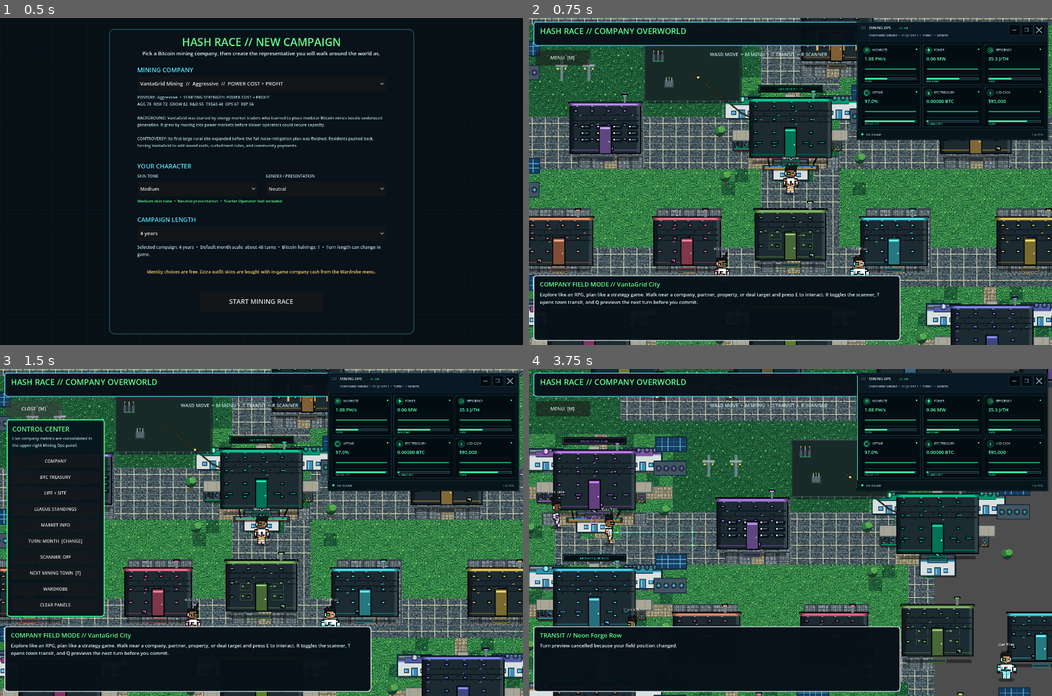
Above: before the commit, frames 1-4 (two rows, left to right).
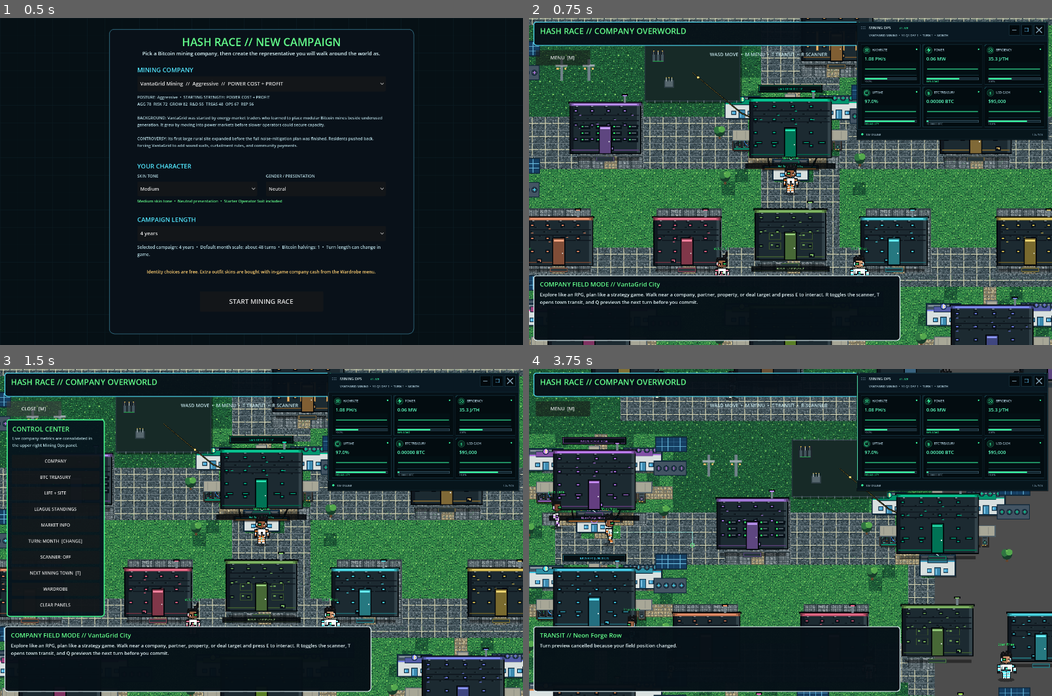
Above: after the commit, the same moments.

Repository: 1freetech/HashRace
Game: Godot game, scene res://scenes/campaign_setup.tscn
Same seed, same stepped clock (60 frames per second), same inputs: the game is played once before the commit and once after it.
Inputs (mouse positions are in pixels of both pictures, inside the frame that each line leads up to):
- Up to frame 1 (0.5 s): no input
- Up to frame 2 (0.75 s): click "START MINING RACE" at 0.5 s
- Up to frame 3 (1.5 s): click "MENU [M]" at 1.25 s
- Up to frame 4 (3.75 s): click "NEXT MINING TOWN [T]" at 2 s; tap Enter at 2.75 s; drag from (952, 431) to (842, 460) at 2.77 s; tap Space at 3.5 s; drag from (685, 548) to (764, 597) at 3.52 s

Frame 1 is identical in both runs. In frame 2, 0.6% of the frame differs, in the area x 0-90%, y 19-78%; in frame 3, 0.6%; in frame 4, 0.4%.

Commit message:
v0.090 runtime polish, HUD sampling and visual readability

Diff:
--- a/Godot/scripts/mining_ops_widget.gd
+++ b/Godot/scripts/mining_ops_widget.gd
@@ -100,7 +100,11 @@
 func force_refresh() -> void:
     if world == null or not is_instance_valid(world):
         return
-    _accept_sample(_sample_metrics())
+    # UI-triggered refreshes update the cards immediately without fabricating a
+    # new time-series point. History is recorded only by the fixed simulation
+    # tick (or the one-second fallback when no simulation snapshot exists).
+    current = _sample_metrics()
+    queue_redraw()
 
 func _accept_sample(sample: Dictionary) -> void:
     current = sample
@@ -118,10 +122,14 @@
     return current.duplicate(true)
 
 func _process(delta: float) -> void:
+    # SimulationManager already supplies one authoritative snapshot per tick.
+    # Do not double-sample that same tick from the widget's own process loop.
+    if not simulation_snapshot.is_empty():
+        return
     sample_accum += delta
     if sample_accum >= SAMPLE_INTERVAL:
-        sample_accum = 0.0
-        force_refresh()
+        sample_accum = fmod(sample_accum, SAMPLE_INTERVAL)
+        _accept_sample(_sample_metrics())
 
 func _normalized_snapshot(raw: Dictionary) -> Dictionary:
     return {
@@ -366,12 +374,43 @@
         pct *= -1.0
     return "%+.1f%%" % pct
 
+func _trend_direction(key: String) -> int:
+    var series: Array = histories.get(key, [])
+    if series.size() < 2:
+        return 0
+    var old_v := float(series[0])
+    var new_v := float(series[series.size() - 1])
+    var delta := new_v - old_v
+    var deadband := maxf(0.000001, absf(old_v) * 0.0005)
+    if absf(delta) <= deadband:
+        return 0
+    # Lower J/TH is an improvement, unlike the other tracked metrics.
+    if key == "efficiency":
+        delta *= -1.0
+    return 1 if delta > 0.0 else -1
+
 func _bottom_color(key: String) -> Color:
     if key == "uptime":
-        return MUTED
+        var uptime := float(current.get("uptime", 0.0))
+        if uptime < 85.0:
+            return BAD
+        if uptime < 94.0:
+            return WARNING
+        return GREEN
     if key == "power":
-        return WARNING if float(current.get("load_mw", 0.0)) > float(current.get("power", 0.0)) else GREEN
-    return GREEN
+        var load := float(current.get("load_mw", 0.0))
+        var power := float(current.get("power", 0.0))
+        if load > power:
+            return BAD
+        if load > power * 0.90:
+            return WARNING
+        return GREEN
+    var trend := _trend_direction(key)
+    if trend > 0:
+        return GREEN
+    if trend < 0:
+        return WARNING
+    return MUTED
 
 func _progress_for(key: String, value: float) -> float:
     match key:
--- a/Godot/scripts/world_target_composition.gd
+++ b/Godot/scripts/world_target_composition.gd
@@ -13,6 +13,9 @@
 const CAMPUS_GRASS := Color("4c913e")
 const CAMPUS_PATH := Color("a8a797")
 const CAMPUS_GOLD := Color("f5a623")
+const CAMPUS_ANIMATION_STEP_MS: int = 260
+
+var campus_animation_phase: int = -1
 
 func _draw_world_props_pixel() -> void:
     super._draw_world_props_pixel()
@@ -140,9 +143,16 @@
 
 func _process(delta: float) -> void:
     super._process(delta)
-    # Fans/status pixels use the existing redraw loop; this keeps the campus alive.
-    if int(Time.get_ticks_msec() / 260) % 2 == 0:
+    # Animated water/facility details only need a redraw when their discrete
+    # pixel-art phase changes. The old even/odd test queued redraw every frame
+    # for half of each cycle, causing unnecessary full-world redraw bursts.
+    var next_phase := int(Time.get_ticks_msec() / CAMPUS_ANIMATION_STEP_MS)
+    if next_phase != campus_animation_phase:
+        campus_animation_phase = next_phase
         queue_redraw()
 
 func debug_target_composition_ready() -> bool:
     return CAMPUS_WALL.a == 1.0 and town_zones.size() == 10
+
+func debug_animation_scheduler_ready() -> bool:
+    return CAMPUS_ANIMATION_STEP_MS >= 200 and CAMPUS_ANIMATION_STEP_MS <= 500
--- a/Godot/scripts/world_texture_spacing.gd
+++ b/Godot/scripts/world_texture_spacing.gd
@@ -9,8 +9,12 @@
 
 const BuildingPlacer = preload("res://scripts/building_placer.gd")
 const TEXTURE_SPACING_REVISION: int = 1
-const CHARACTER_LABEL_GREEN := Color("f4f7f5")
+const CHARACTER_LABEL_GREEN := Color("39ff75")
 const CHARACTER_LABEL_SHADOW := Color("06120b")
+const BUILDING_LABEL_BG := Color("020609dc")
+const NAV_PATH_COLOR := Color("4df0ff66")
+const NAV_CORNER_COLOR := Color("4df0ff99")
+const NAV_TARGET_COLOR := Color("64ff8ccc")
 const BUILDING_LABEL_DISTANCE: float = 285.0
 const TOWN_LABEL_DISTANCE: float = 430.0
 
@@ -214,6 +218,10 @@
     if not _show_building_name(pos, idx):
         return
     var base := Vector2(pos.x - width * 0.5, pos.y + y_offset)
+    var plate := Rect2(base + Vector2(8.0, -14.0), Vector2(width - 16.0, 20.0))
+    draw_rect(plate, BUILDING_LABEL_BG, true)
+    var underline := accent.lightened(0.18) if idx == selected_entity_idx else accent.darkened(0.24)
+    draw_line(Vector2(plate.position.x + 8.0, plate.end.y - 2.0), Vector2(plate.end.x - 8.0, plate.end.y - 2.0), underline, 1.0)
     draw_string(ThemeDB.fallback_font, base + Vector2(1.0, 1.0), String(entity["name"]), HORIZONTAL_ALIGNMENT_CENTER, width, 11, Color("020609"))
     draw_string(ThemeDB.fallback_font, base, String(entity["name"]), HORIZONTAL_ALIGNMENT_CENTER, width, 11, accent.lightened(0.18))
 
@@ -329,14 +337,21 @@
     _draw_clean_navigation_path()
 
 func _draw_clean_navigation_path() -> void:
-    if nav_path.is_empty():
+    if nav_path.is_empty() or nav_path_index >= nav_path.size():
         return
     var previous: Vector2 = rep_pos
     for i in range(nav_path_index, nav_path.size()):
         var point: Vector2 = nav_path[i]
-        draw_line(previous, point, Color("4df0ff99"), 3.0)
-        draw_circle(point, 5.0, Color("64ff8ccc"))
+        draw_line(previous, point, NAV_PATH_COLOR, 2.0)
+        if i < nav_path.size() - 1:
+            draw_circle(point, 2.0, NAV_CORNER_COLOR)
         previous = point
+
+    # One destination reticle is easier to parse than a large bright circle at
+    # every path waypoint, especially after v0.090 compresses A* collinear runs.
+    var target: Vector2 = nav_path[nav_path.size() - 1]
+    draw_circle(target, 7.0, NAV_TARGET_COLOR, false, 2.0)
+    draw_circle(target, 2.0, NAV_TARGET_COLOR, true)
 
 func debug_texture_spacing_ready() -> bool:
     return clean_layout_min_spacing >= BuildingPlacer.MIN_TARGET_SPACING and TEXTURE_SPACING_REVISION >= 1
--- a/Godot/scripts/world_ui_compact.gd
+++ b/Godot/scripts/world_ui_compact.gd
@@ -4,8 +4,10 @@
 # The old simulation panels still exist, but only one information module is
 # shown at a time. The map stays readable and the player opens detail on demand.
 
-const COMPACT_UI_REVISION: int = 1
+const COMPACT_UI_REVISION: int = 2
 const MENU_WIDTH: float = 270.0
+const COMPACT_PROMPT_REFRESH_SECONDS: float = 0.08
+const COMPACT_STATUS_REFRESH_SECONDS: float = 0.25
 
 var compact_ui_installed: bool = false
 var compact_layer: CanvasLayer
@@ -17,6 +19,8 @@
 var scanner_menu_button: Button
 var company_panel: Panel
 var market_panel: Panel
+var compact_prompt_accum: float = 0.0
+var compact_status_accum: float = 0.0
 
 func _ready() -> void:
     super._ready()
@@ -28,8 +32,15 @@
     super._process(delta)
     if not compact_ui_installed:
         _try_install_compact_ui()
-    if compact_ui_installed:
+        return
+
+    compact_prompt_accum += maxf(0.0, delta)
+    compact_status_accum += maxf(0.0, delta)
+    if compact_prompt_accum >= COMPACT_PROMPT_REFRESH_SECONDS:
+        compact_prompt_accum = fmod(compact_prompt_accum, COMPACT_PROMPT_REFRESH_SECONDS)
         _refresh_compact_prompt()
+    if compact_status_accum >= COMPACT_STATUS_REFRESH_SECONDS:
+        compact_status_accum = fmod(compact_status_accum, COMPACT_STATUS_REFRESH_SECONDS)
         _refresh_compact_status()
 
 func _try_install_compact_ui() -> void:
@@ -143,6 +154,8 @@
 
     drawer_panel.visible = false
     _refresh_menu_button_text()
+    _refresh_compact_prompt()
+    _refresh_compact_status()
 
 func _add_menu_button(text_value: String, y: float, action: Callable) -> Button:
     var button := Button.new()
@@ -246,4 +259,7 @@
     super._unhandled_input(event)
 
 func debug_compact_ui_ready() -> bool:
-    return COMPACT_UI_REVISION == 1 and compact_ui_installed and is_instance_valid(menu_button)
+    return COMPACT_UI_REVISION >= 2 and compact_ui_installed and is_instance_valid(menu_button)
+
+func debug_compact_ui_throttle_ready() -> bool:
+    return COMPACT_PROMPT_REFRESH_SECONDS >= 0.05 and COMPACT_STATUS_REFRESH_SECONDS >= COMPACT_PROMPT_REFRESH_SECONDS
Not shown, changed: .github/workflows/smoke-test.yml
Not shown, added: tools/test_runtime_polish_contract.py
